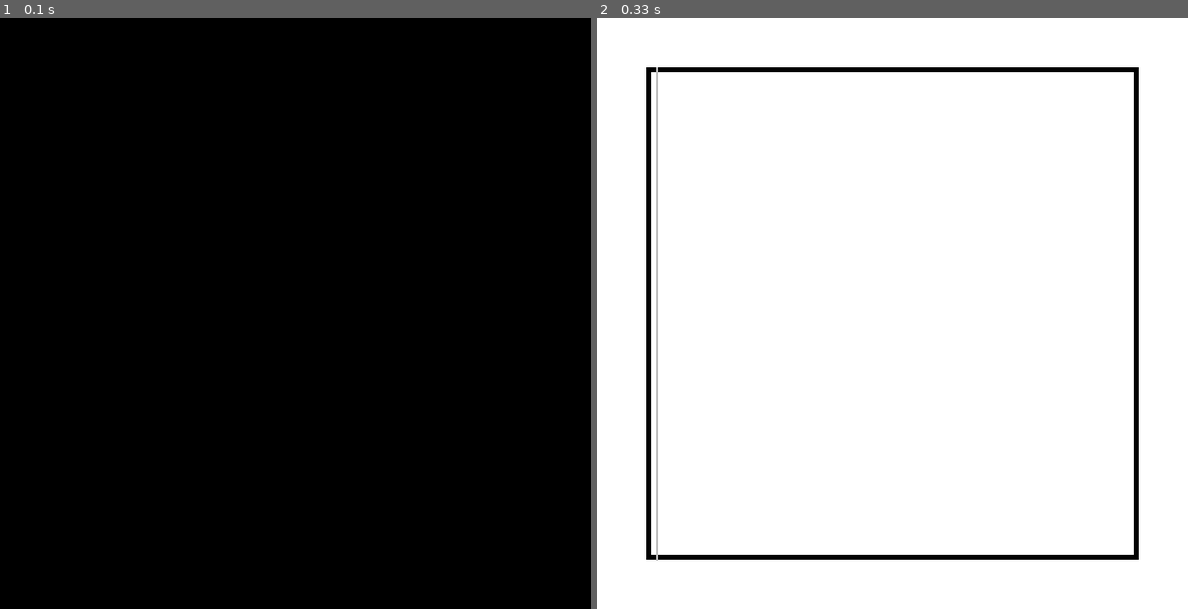
Above: before the commit, frames 1-2 (left to right).
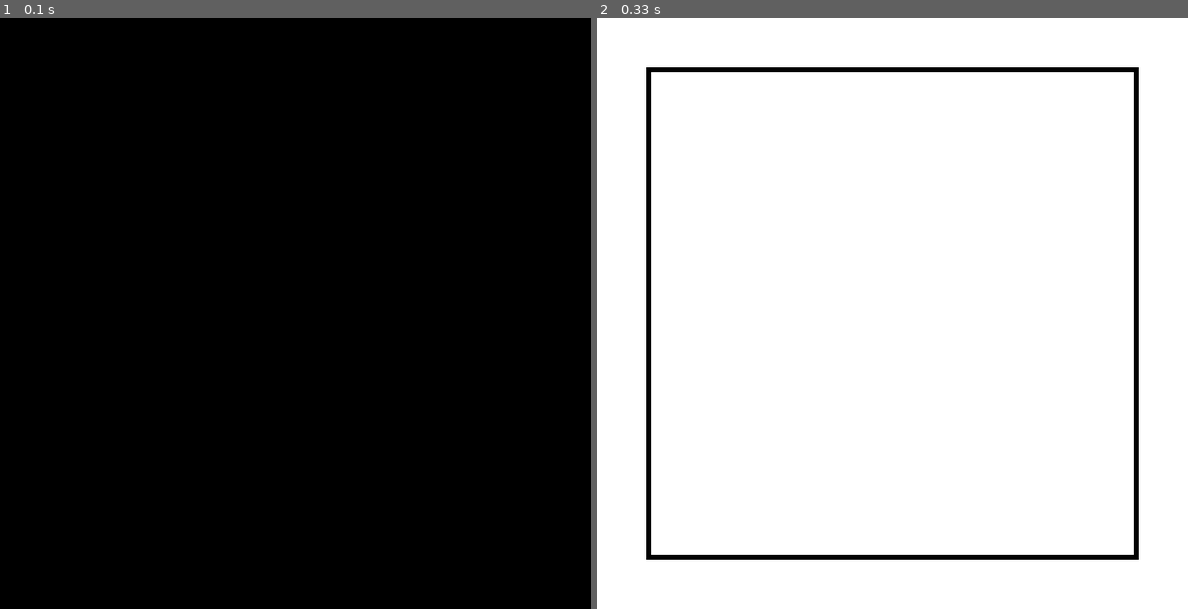
Above: after the commit, the same moments.

Repository: Mokchanic/Pygame_sim
Game: pygame game, started from test_map.py
The game is run twice, just before and just after one commit, with the same random seed, the same clock (stepped at 60 frames per second) and the same inputs.
Inputs:
- Up to frame 1 (0.1 s): no input
- Up to frame 2 (0.33 s): no input

Frame 1 is identical in both runs. In frame 2, 0.3% of the frame differs, in the area x 10-11%, y 8-92%.

Commit message:
Update_Map_Grid
udpate map grid in Map.py

Diff:
--- a/Define/Set_Define.py
+++ b/Define/Set_Define.py
@@ -17,5 +17,5 @@
 ARENA_END_AXIS = [INIT_ARENA_XY[0] + END_ARENA_WH[0], INIT_ARENA_XY[1] + END_ARENA_WH[1]]
 X_INTERVAL = 10
 Y_INTERVAL = 10
-GRID_ON_OFF = True
+GRID_ON_OFF = False
 GRID_THICK = 2
--- a/Make_Map/Map.py
+++ b/Make_Map/Map.py
@@ -31,15 +31,19 @@
         self.x_length = end_arena_xy[0] - init_arena_xy[0]
         self.y_length = end_arena_xy[1] - init_arena_xy[1]
         self.repeat_and_length = int(self.x_length / x_interval)
+        self.init_arena_x = init_arena_xy[0]
+        self.init_arena_y = init_arena_xy[1]
         if on_off == True:
-            for i in range(self.repeat_and_length):
-                init_grid_xy = [init_arena_xy[0] + x_interval, init_arena_xy[1]]
-                end_grid_xy = [init_arena_xy[0] + x_interval, end_arena_xy[1]]
-                self.line_x = pg.draw.line(screen, color, [init_grid_xy[0], init_grid_xy[1]], [end_grid_xy[0], end_grid_xy[1]], thickness)
+            for i in range(self.repeat_and_length-1):
+                self.init_arena_x += x_interval
+                x_init_grid_xy = [self.init_arena_x, init_arena_xy[1]]
+                x_end_grid_xy = [self.init_arena_x, end_arena_xy[1]]
+                self.line_x = pg.draw.line(screen, color, [x_init_grid_xy[0], x_init_grid_xy[1]], [x_end_grid_xy[0], x_end_grid_xy[1]], thickness)
 
-                # for j in range(self.repeat_and_length):
-                #     init_grid_xy = [init_arena_xy[0], init_arena_xy[1] + self.repeat_and_length]
-                #     end_grid_xy = [end_arena_xy[0], end_arena_xy[1] + self.repeat_and_length]
-                #     self.line_y = pg.draw.line(screen, color, [init_grid_xy[0], init_grid_xy[1]], [end_grid_xy[0], end_grid_xy[1]], thickness)
+                self.init_arena_y += y_interval
+                y_init_grid_xy = [init_arena_xy[0], self.init_arena_y]
+                y_end_grid_xy = [end_arena_xy[0], self.init_arena_y]
+                self.line_y = pg.draw.line(screen, color, [y_init_grid_xy[0], y_init_grid_xy[1]], [y_end_grid_xy[0], y_end_grid_xy[1]], thickness)
+
         else:
             pass
